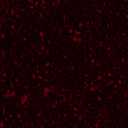
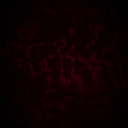
Revision of a layered 128 x 128 image; what changed, layer by layer:
added layer "Layer 3" above "Gradient Map 1" over [0, 0, 128, 128]
removed layer "Layer 1" over [0, 0, 128, 128]
removed layer "Layer 0" over [0, 0, 128, 128]
added layer "Layer 2" over [0, 0, 128, 128]
